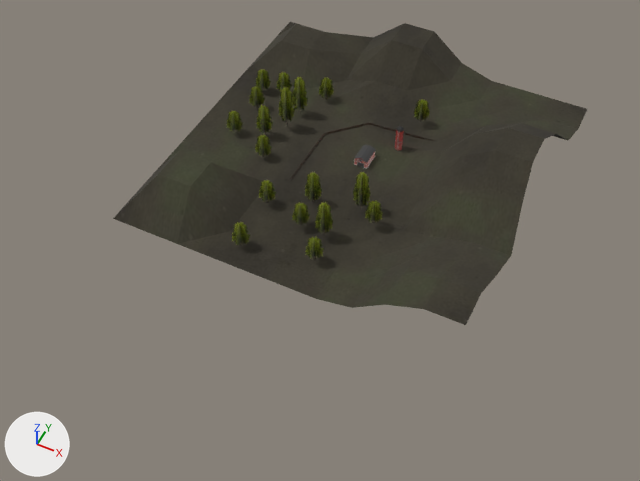
The Blender file assets/environment/cenario/Cenario_ideia (1).blend as it was, and as the next commit left it.
Rendered twice from a 50 mm camera at (253.0, -605.0, 611.0) aimed at (-1.0, -98.0, -23.0). Arrows for +X, +Y and +Z are at lower left; the lights stay in place. The picture after the commit comes second.

Script lines for the objects in view, before the commit:
```python
ob_arvore_007 = bpy.data.objects.new('arvore.007', me_plane_010)
ob_arvore_007.location = (-143.6, 50.8, 20.4)
ob_arvore_007.rotation_euler = (-1.571, 3.149, -2.396)  # degrees (-90, 180, -137)
ob_arvore_007.scale = (9.18, 9.18, 9.18)
ob_arvore_017 = bpy.data.objects.new('arvore.017', me_plane_020)
ob_arvore_017.location = (8.9, -109.4, 31.1)
ob_arvore_017.rotation_euler = (-1.571, 3.149, -2.396)  # degrees (-90, 180, -137)
ob_arvore_017.scale = (9.18, 13.7, 9.18)
ob_plane_col = bpy.data.objects.new('Plane-col', me_plane_004)
ob_plane_col.location = (0.0, 0.0, 0.0)
ob_plane_col.scale = (178.0, 178.0, 178.0)
```
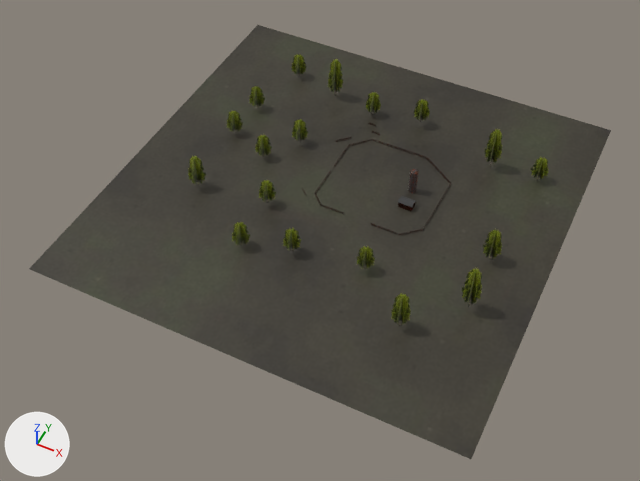
Boxes [x1, y1, x2, y2] around the edits, measured in the pictures (640 x 481 px):
```json
{"object": "chao-col", "change": "added", "after": [29, 25, 611, 459]}
{"object": "Plane-col", "change": "deleted", "before": [113, 22, 587, 325]}
{"object": "arvore.017", "change": "moved", "before": [315, 201, 333, 234], "after": [391, 294, 411, 326]}
{"object": "arvore.007", "change": "moved", "before": [256, 69, 271, 91], "after": [531, 157, 549, 180]}
```

The change, as JSON lines over the scene's bpy script:
```json
{"op": "add", "block": "mat_material", "code": ["mat_material = principled_material('Material')", "mat_material.texture = img_grassfloor_jpg"]}
{"op": "add", "block": "me_plane_022", "code": ["me_plane_022 = bpy.data.meshes.new('Plane.022')", "me_plane_022.from_pydata(...)  # 4 vertices, 1 face; spans x -1.0..1.0, y -1.0..1.0, z 0.0", "me_plane_022.materials.append(mat_material)  # picture img_grassfloor_jpg"]}
{"op": "remove", "block": "ob_plane_col", "code": ["ob_plane_col = bpy.data.objects.new('Plane-col', me_plane_004)", "ob_plane_col.location = (0.0, 0.0, 0.0)", "ob_plane_col.scale = (178.0, 178.0, 178.0)"]}
{"op": "set", "path": "ob_arvore_007.location", "old": "(-143.6, 50.8, 20.4)", "new": "(163.8, 50.8, 20.4)"}
{"op": "set", "path": "ob_arvore_017.location", "old": "(8.9, -109.4, 31.1)", "new": "(112.4, -173.7, 31.1)"}
{"op": "add", "block": "ob_chao_col", "code": ["ob_chao_col = bpy.data.objects.new('chao-col', me_plane_022)", "ob_chao_col.location = (0.0, -53.9, 0.0)", "ob_chao_col.scale = (210.0, 210.0, 210.0)"]}
```
